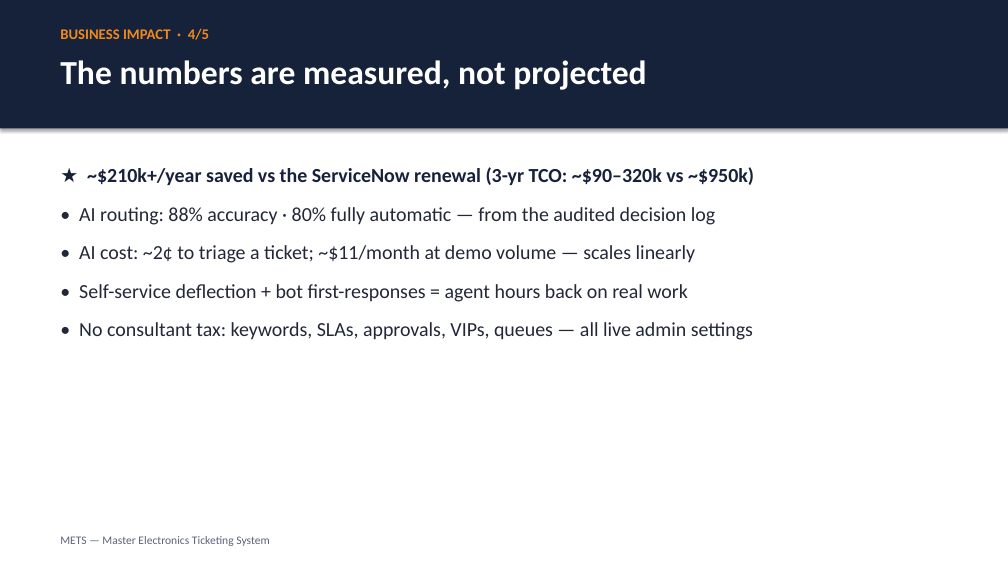
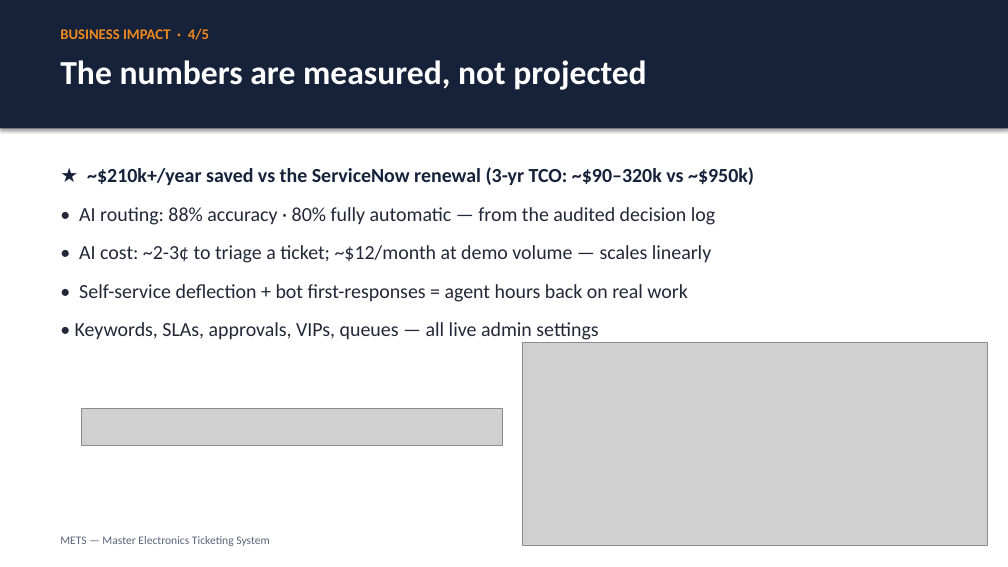
Before and after one commit to justin-rh/mets, a slide deck: slide 4 of docs/DECK.pptx. Drawn at 1008x567 pixels with LibreOffice and Linux fonts; fonts in the diff are those of the drawing; grey boxes stand for pictures. Boxes give left, top, right and bottom in pixels: in the first picture for what was removed or moved away, otherwise in the second. Text is boxed around its words. In the diff, an @@ line names an element or a change of style, - is before the commit and + after.

```diff
--- a/docs/DECK.pptx
+++ b/docs/DECK.pptx
@@ text at (79, 245, 712, 263): text changed @@
-• AI cost: ~2¢ to triage a ticket; ~$11/month at demo volume — scales linearly
+• AI cost: ~2-3¢ to triage a ticket; ~$12/month at demo volume — scales linearly
@@ text at (75, 322, 598, 340): text changed @@
-• No consultant tax: keywords, SLAs, approvals, VIPs, queues — all live admin settings
+• Keywords, SLAs, approvals, VIPs, queues — all live admin settings
@@ picture added at (523, 343, 988, 546) @@
@@ picture added at (82, 409, 503, 445) @@
```
Also in this commit, not shown: 4 other slides changed, 1 other file.
